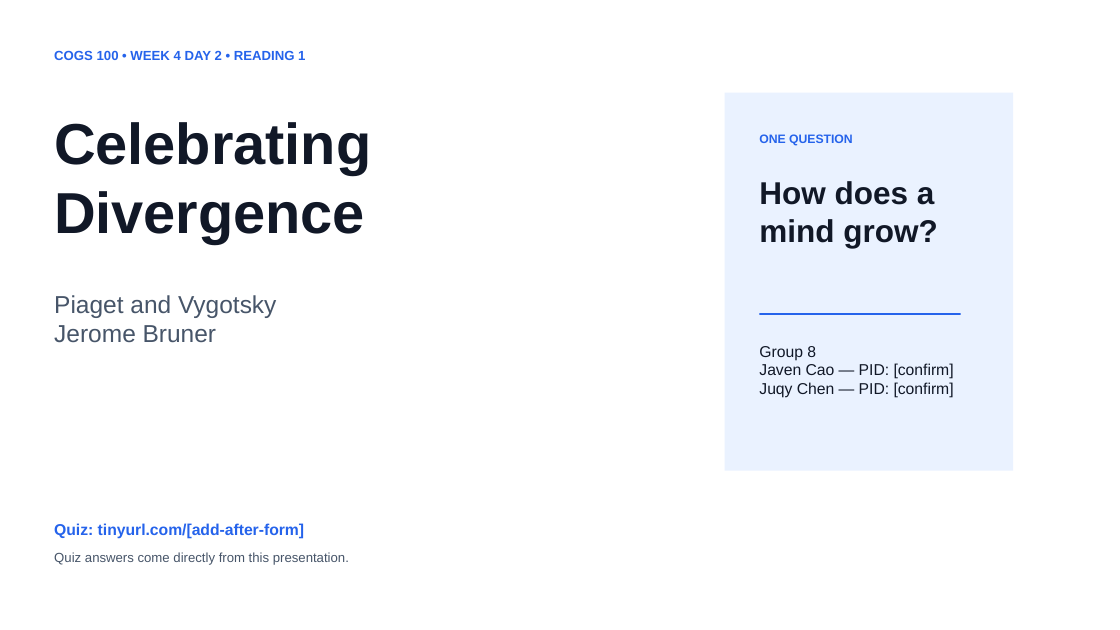
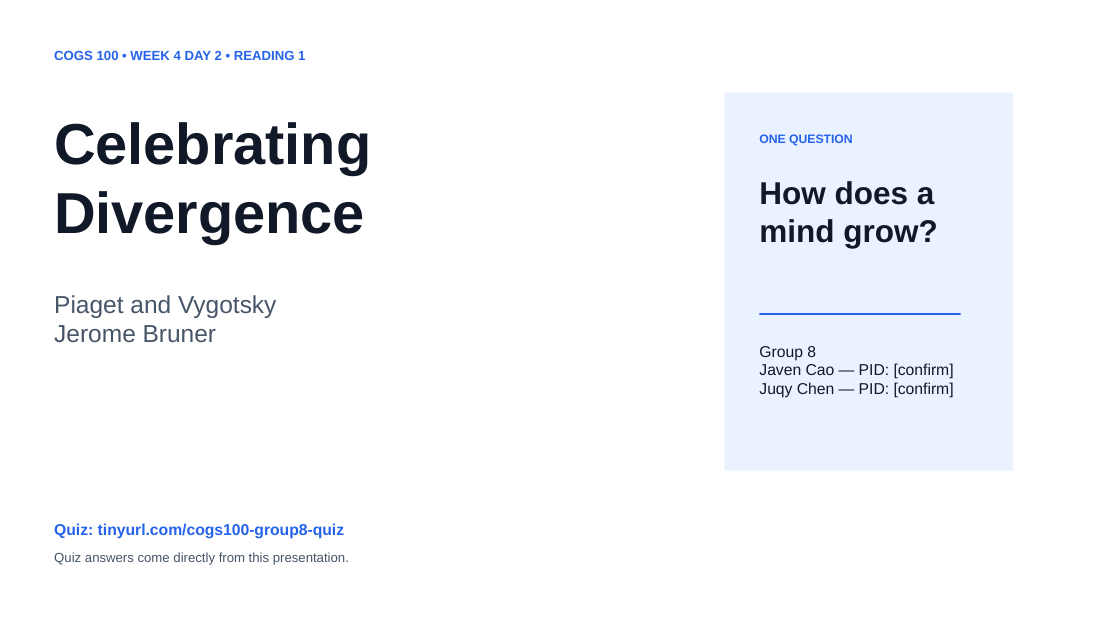
Before and after one commit to j-a-v-e-n/knowledge-vault, a slide deck: slide 1 of outputs/COGS100_Group8_Piaget_Vygotsky.pptx. Drawn at 1120x630 pixels with LibreOffice and Linux fonts; fonts in the diff are those of the drawing. Boxes give left, top, right and bottom in pixels: in the first picture for what was removed or moved away, otherwise in the second. Text is boxed around its words. In the diff, an @@ line names an element or a change of style, - is before the commit and + after.

```diff
--- a/outputs/COGS100_Group8_Piaget_Vygotsky.pptx
+++ b/outputs/COGS100_Group8_Piaget_Vygotsky.pptx
@@ text at (54, 523, 344, 539): text changed @@
-Quiz: tinyurl.com/[add-after-form]
+Quiz: tinyurl.com/cogs100-group8-quiz
```
Also in this commit, not shown: 1 other slide changed, 13 other files.
